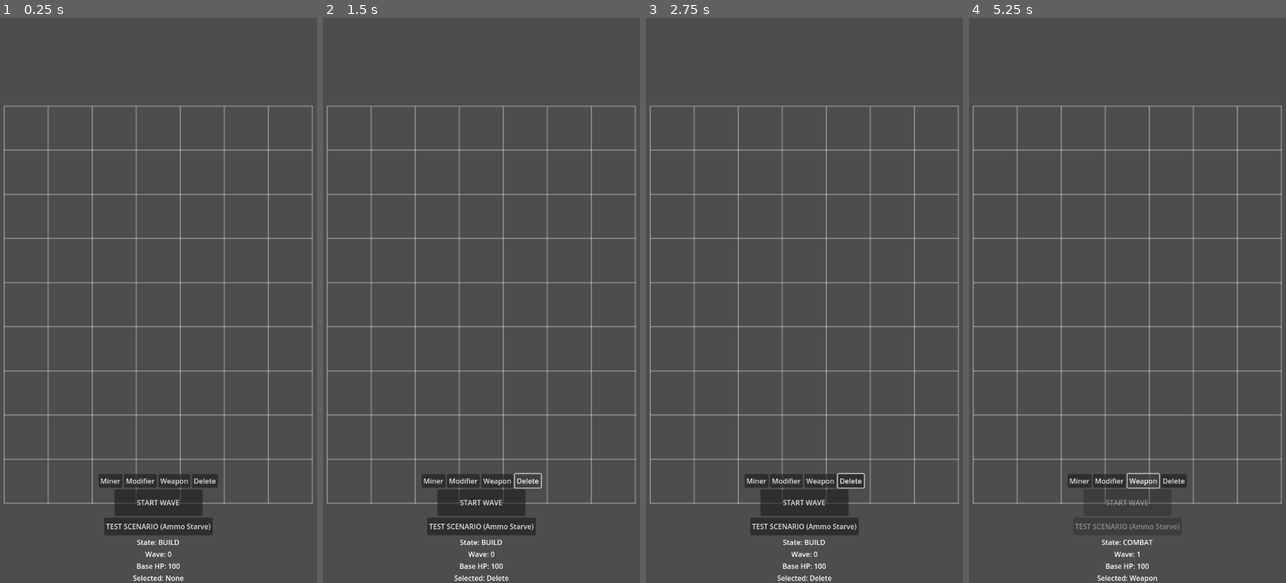
Above: before the commit, frames 1-4 (left to right).
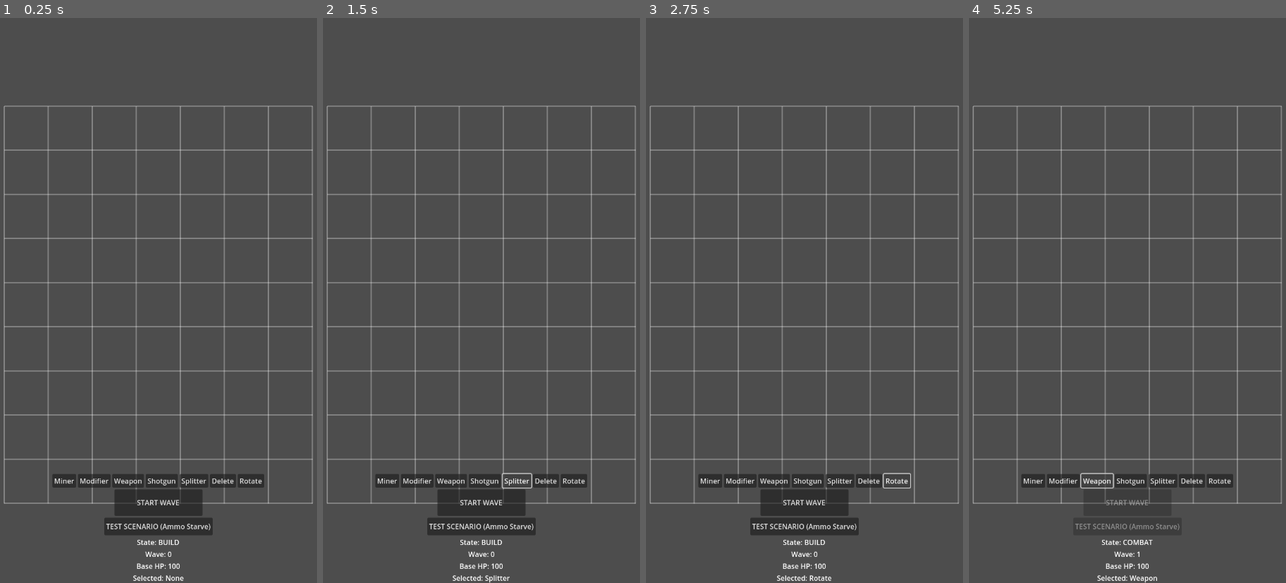
Above: after the commit, the same moments.

Repository: Spacesqueezer/Scrapline
Game: Godot game, scene res://scenes/main.tscn
Two runs of this game, one before a commit and one after it. Both use one fixed random seed, a clock stepped at 60 frames per second and the inputs below.
Inputs (mouse positions are in pixels of both pictures, inside the frame that each line leads up to):
- Up to frame 1 (0.25 s): no input
- Up to frame 2 (1.5 s): click (484, 481) at 0.5 s, where only the run after the commit has a clickable "Shotgun"; click (516, 481) at 1.25 s, where only the run after the commit has a clickable "Splitter"
- Up to frame 3 (2.75 s): click (896, 481) at 2 s, where only the run after the commit has a clickable "Rotate"
- Up to frame 4 (5.25 s): click "START WAVE" at 2.75 s; click "Miner" at 3.5 s; click "Modifier" at 4.25 s; click "Weapon" at 5 s

The runs differ from the first frame. In frame 1, 0.8% of the frame differs, in the area x 16-84%, y 80-84%; in frame 2, 1.0%, in the area x 16-84%, y 80-100%; in frame 3, 0.9%; in frame 4, 0.9%.

Commit message:
feat: Add Splitter, Shotgun, building rotation and firing arcs
Co-authored-by: Spacesqueezer <86262998+Spacesqueezer@users.noreply.github.com>

Diff:
--- a/project/scripts/BuildMenu.gd
+++ b/project/scripts/BuildMenu.gd
@@ -40,10 +40,25 @@
 	btn_weapon.pressed.connect(func(): on_building_selected.emit("Weapon"))
 	build_buttons_container.add_child(btn_weapon)
 
+	var btn_shotgun = Button.new()
+	btn_shotgun.text = "Shotgun"
+	btn_shotgun.pressed.connect(func(): on_building_selected.emit("Shotgun"))
+	build_buttons_container.add_child(btn_shotgun)
+
+	var btn_splitter = Button.new()
+	btn_splitter.text = "Splitter"
+	btn_splitter.pressed.connect(func(): on_building_selected.emit("Splitter"))
+	build_buttons_container.add_child(btn_splitter)
+
 	var btn_delete = Button.new()
 	btn_delete.text = "Delete"
 	btn_delete.pressed.connect(func(): on_building_selected.emit("Delete"))
 	build_buttons_container.add_child(btn_delete)
+
+	var btn_rotate = Button.new()
+	btn_rotate.text = "Rotate"
+	btn_rotate.pressed.connect(func(): on_building_selected.emit("Rotate"))
+	build_buttons_container.add_child(btn_rotate)
 
 	# Connect to own signal to update visual label
 	on_building_selected.connect(func(type): selected_label.text = "Selected: " + type)
--- a/project/scripts/Building.gd
+++ b/project/scripts/Building.gd
@@ -43,14 +43,19 @@
 		return true
 	return false
 
-func rotate_building(dir: Vector2i):
-	facing_direction = dir
-	# Update visual rotation based on facing direction
-	if dir == Vector2i.RIGHT:
-		rotation_degrees = 0
-	elif dir == Vector2i.DOWN:
-		rotation_degrees = 90
-	elif dir == Vector2i.LEFT:
-		rotation_degrees = 180
-	elif dir == Vector2i.UP:
-		rotation_degrees = -90
+func rotate_building(dir: Vector2i = Vector2i.ZERO):
+	if dir == Vector2i.ZERO:
+		# Поворот на 90 градусов по часовой стрелке, если направление не передано
+		if facing_direction == Vector2i.UP:
+			facing_direction = Vector2i.RIGHT
+		elif facing_direction == Vector2i.RIGHT:
+			facing_direction = Vector2i.DOWN
+		elif facing_direction == Vector2i.DOWN:
+			facing_direction = Vector2i.LEFT
+		elif facing_direction == Vector2i.LEFT:
+			facing_direction = Vector2i.UP
+	else:
+		facing_direction = dir
+
+	# Мы не вращаем саму ноду (чтобы UI текст не крутился), мы перерисовываем указатель
+	queue_redraw()
--- a/project/scripts/GridManager.gd
+++ b/project/scripts/GridManager.gd
@@ -35,8 +35,16 @@
 		if is_valid_pos(grid_pos) and current_selected_building != "":
 			if current_selected_building == "Delete":
 				remove_module(grid_pos)
+			elif current_selected_building == "Rotate":
+				rotate_module(grid_pos)
 			else:
 				attempt_build(grid_pos)
+
+func rotate_module(grid_pos: Vector2i):
+	if grid.has(grid_pos):
+		var module = grid[grid_pos] as Building
+		if module:
+			module.rotate_building()
 
 func attempt_build(grid_pos: Vector2i):
 	if grid.has(grid_pos):
@@ -67,6 +75,21 @@
 			new_building.setup_weapon(w_data, grid_pos)
 			new_building.facing_direction = Vector2i.UP
 			new_building.on_fire.connect(_on_weapon_fire)
+		"Shotgun":
+			new_building = WeaponBuilding.new()
+			var w_data = WeaponData.new()
+			w_data.fire_rate = 1.0
+			w_data.range = 250.0
+			w_data.firing_arc = 90.0
+			w_data.projectiles_per_shot = 3
+			new_building.setup_weapon(w_data, grid_pos)
+			new_building.facing_direction = Vector2i.UP
+			new_building.on_fire.connect(_on_weapon_fire)
+		"Splitter":
+			new_building = SplitterBuilding.new()
+			var md = ModuleData.new()
+			new_building.setup(md, grid_pos)
+			new_building.facing_direction = Vector2i.UP
 
 	if new_building:
 		place_module(grid_pos, new_building)
@@ -117,7 +140,14 @@
 			add_child(proj)
 
 		if proj:
+			# Для дробовика, чтобы пули не летели строго в одну точку,
+			# мы добавим небольшой случайный сдвиг к позиции цели,
+			# но так как Projectile сам вычисляет направление внутри setup(),
+			# мы можем просто передать target.
+			# В идеале нужно передавать направление или угол разброса.
 			proj.setup(start_pos, target, payload)
+			# Примитивный разброс:
+			proj.direction = proj.direction.rotated(deg_to_rad(randf_range(-15.0, 15.0)))
 
 ## Removes a module from the specified grid position
 func remove_module(grid_pos: Vector2i):
--- /dev/null
+++ b/project/scripts/SplitterBuilding.gd
@@ -0,0 +1,73 @@
+class_name SplitterBuilding
+extends Building
+
+var toggle: bool = false
+var processing_time: float = 0.2
+var current_payload: Payload = null
+var timer: float = 0.0
+var is_processing: bool = false
+
+func _ready():
+	base_color = Color(0.8, 0.8, 0.2) # Желтый для сплиттера
+
+func receive_payload(payload: Payload):
+	if is_processing or current_payload != null:
+		return
+
+	super(payload)
+	current_payload = payload
+	is_processing = true
+	timer = 0.0
+
+func _process(delta):
+	if is_processing and is_combat_active():
+		timer += delta
+		if timer >= processing_time:
+			finish_processing()
+
+func finish_processing():
+	is_processing = false
+	var out_p = current_payload
+	current_payload = null
+
+	# Вычисляем направления влево и вправо относительно текущего facing_direction
+	var left_dir = Vector2i.ZERO
+	var right_dir = Vector2i.ZERO
+
+	if facing_direction == Vector2i.UP:
+		left_dir = Vector2i.LEFT
+		right_dir = Vector2i.RIGHT
+	elif facing_direction == Vector2i.RIGHT:
+		left_dir = Vector2i.UP
+		right_dir = Vector2i.DOWN
+	elif facing_direction == Vector2i.DOWN:
+		left_dir = Vector2i.RIGHT
+		right_dir = Vector2i.LEFT
+	elif facing_direction == Vector2i.LEFT:
+		left_dir = Vector2i.DOWN
+		right_dir = Vector2i.UP
+
+	var out_dir = left_dir if toggle else right_dir
+	toggle = not toggle # Переключаем для следующего ресурса
+
+	on_payload_output.emit(out_p, out_dir)
+
+func _draw():
+	# Рисуем базовый квадрат
+	var rect_size = 80.0
+	var offset = -rect_size / 2.0
+	var rect = Rect2(offset, offset, rect_size, rect_size)
+	draw_rect(rect, base_color, true)
+
+	# Сплиттер рисует две линии-указателя, чтобы было понятно, куда он отдает
+	var dir1 = Vector2i.ZERO
+	var dir2 = Vector2i.ZERO
+	if facing_direction == Vector2i.UP or facing_direction == Vector2i.DOWN:
+		dir1 = Vector2i.LEFT
+		dir2 = Vector2i.RIGHT
+	else:
+		dir1 = Vector2i.UP
+		dir2 = Vector2i.DOWN
+
+	draw_line(Vector2.ZERO, Vector2(dir1) * (rect_size / 2.0), Color.YELLOW, 3.0)
+	draw_line(Vector2.ZERO, Vector2(dir2) * (rect_size / 2.0), Color.YELLOW, 3.0)
--- a/project/scripts/WaveManager.gd
+++ b/project/scripts/WaveManager.gd
@@ -108,13 +108,27 @@
 		if game_manager:
 			game_manager.change_state(GameManager.GameState.REWARD)
 
-func get_closest_enemy(pos: Vector2, max_range: float) -> Node2D:
+func get_closest_enemy_in_arc(pos: Vector2, max_range: float, face_dir: Vector2, arc_degrees: float) -> Node2D:
 	var closest: Node2D = null
 	var min_dist = max_range
+	var arc_rad = deg_to_rad(arc_degrees)
+	var half_arc = arc_rad / 2.0
+
 	for e in active_enemies:
 		if e.is_active:
 			var dist = e.global_position.distance_to(pos)
 			if dist < min_dist:
-				min_dist = dist
-				closest = e
+				# Проверяем, находится ли враг внутри сектора обстрела
+				if arc_degrees >= 360.0:
+					min_dist = dist
+					closest = e
+				else:
+					var dir_to_enemy = (e.global_position - pos).normalized()
+					var angle_diff = face_dir.angle_to(dir_to_enemy)
+					if abs(angle_diff) <= half_arc:
+						min_dist = dist
+						closest = e
 	return closest
+
+func get_closest_enemy(pos: Vector2, max_range: float) -> Node2D:
+	return get_closest_enemy_in_arc(pos, max_range, Vector2.RIGHT, 360.0)
--- a/project/scripts/WeaponBuilding.gd
+++ b/project/scripts/WeaponBuilding.gd
@@ -40,23 +40,38 @@
 			fire(target)
 
 func find_target() -> Node2D:
-	# Temporary mock: Return a target if one is in range.
-	# GameManager or WaveManager usually provides a list of enemies.
-	# For prototype, we will emit a signal or let GameManager inject target logic.
-	var gm = get_node_or_null("/root/Main/GameManager")
-	if gm and gm.has_method("get_closest_enemy"):
-		return gm.get_closest_enemy(global_position, weapon_data.range) if weapon_data else null
+	var wm = get_node_or_null("/root/Main/WaveManager")
+	if wm and weapon_data:
+		var face_dir = Vector2(facing_direction)
+		return wm.get_closest_enemy_in_arc(global_position, weapon_data.range, face_dir, weapon_data.firing_arc)
 	return null
 
 func fire(target: Node2D):
 	var payload_to_fire = ammo_queue.pop_front()
 	can_fire = false
 	timer = 0.0
-	on_fire.emit(payload_to_fire, global_position, target)
+
+	# Emit multiple times if shotgun
+	var count = weapon_data.projectiles_per_shot if weapon_data else 1
+	for i in range(count):
+		on_fire.emit(payload_to_fire, global_position, target)
+
 	queue_redraw()
 
 func _draw():
 	super()
+
+	# Отрисовываем сектор обстрела (если он меньше 360)
+	if weapon_data and weapon_data.firing_arc < 360.0:
+		var face_dir = Vector2(facing_direction)
+		var angle = face_dir.angle()
+		var arc_rad = deg_to_rad(weapon_data.firing_arc)
+
+		# Отрисовываем две линии, показывающие сектор
+		var p1 = Vector2.from_angle(angle - arc_rad/2) * 50.0
+		var p2 = Vector2.from_angle(angle + arc_rad/2) * 50.0
+		draw_line(Vector2.ZERO, p1, Color(1, 0, 0, 0.3), 2.0)
+		draw_line(Vector2.ZERO, p2, Color(1, 0, 0, 0.3), 2.0)
 
 	# Отрисовка счетчика патронов
 	var ammo_count = str(ammo_queue.size())
--- a/project/scripts/WeaponData.gd
+++ b/project/scripts/WeaponData.gd
@@ -4,4 +4,6 @@
 @export var fire_rate: float = 1.0 # Shots per second
 @export var base_damage: float = 10.0
 @export var range: float = 300.0
+@export var firing_arc: float = 360.0 # Сектор обстрела в градусах (360 = все стороны, 90 = конус перед пушкой)
+@export var projectiles_per_shot: int = 1 # Сколько снарядов вылетает за 1 выстрел (например, для дробовика)
 @export var projectile_scene: PackedScene
